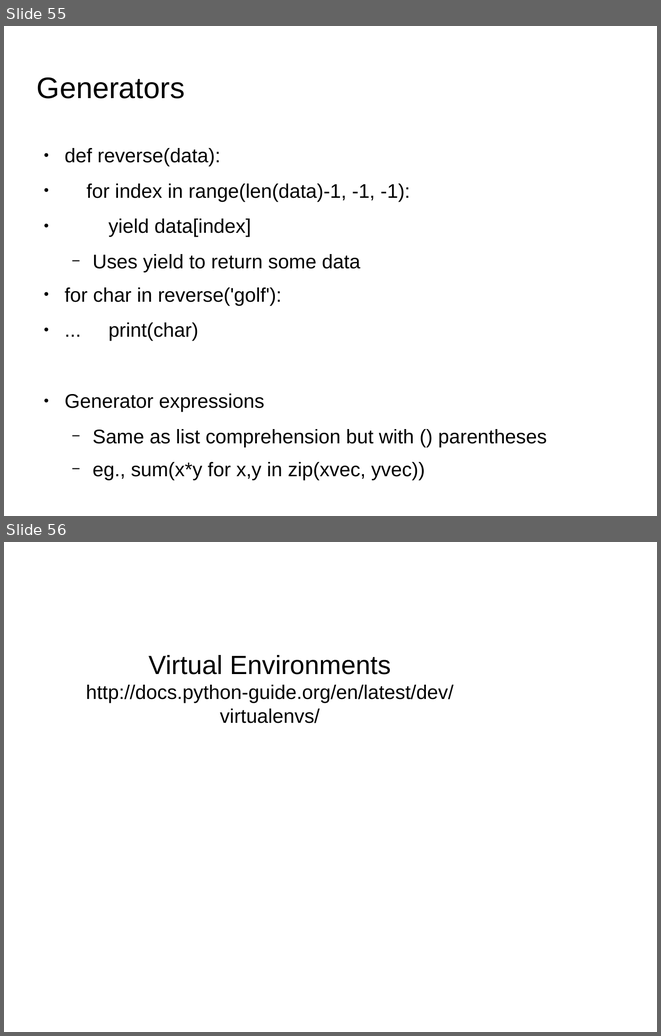
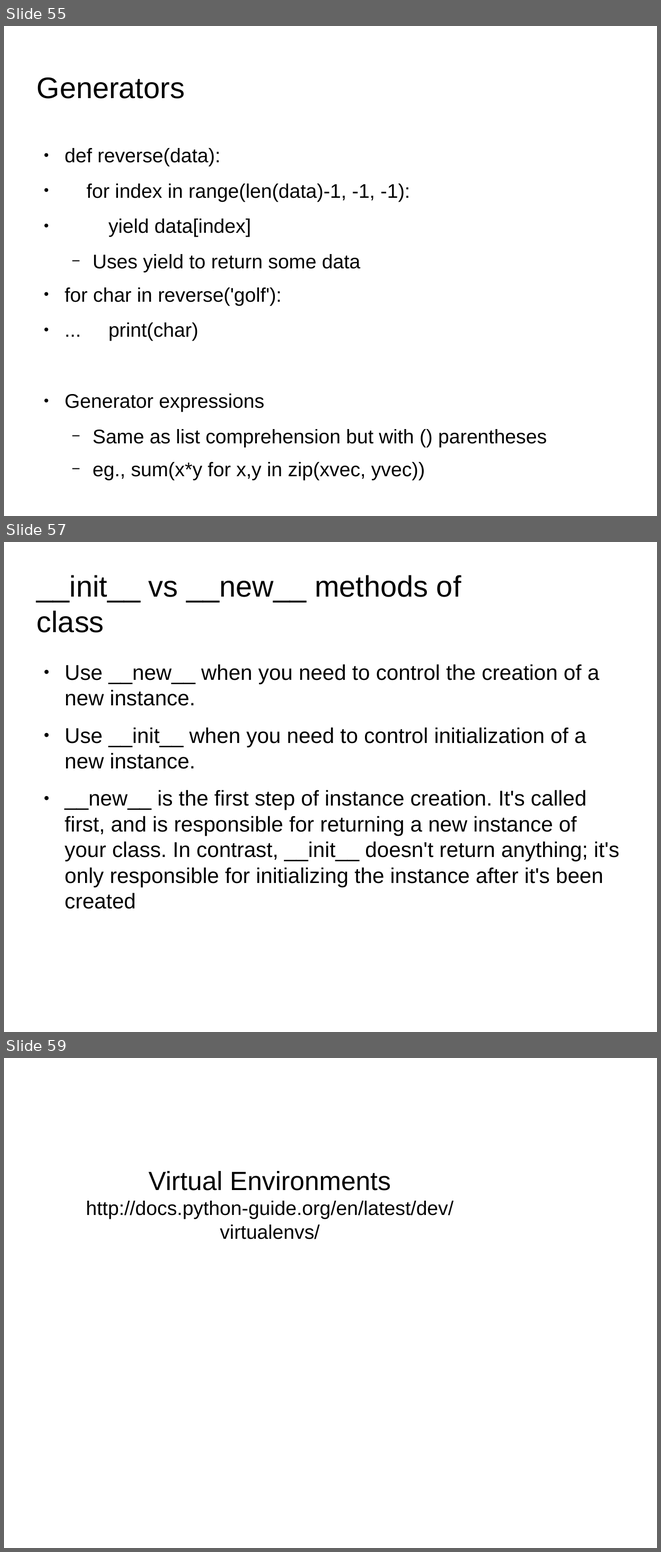
Before and after one commit to shikha-desai/Internship_PreWork, a slide deck: Python/Python_Notes.odp. Shown one above the other, each under a label of ours: slides 55 and 56 before the commit, slides 55, 57 and 59 after it; the slides between them are not shown. The pictures are 661x1036 and 661x1552 pixels, drawn with LibreOffice and Linux fonts; fonts in the diff are those of the drawing; background and template pictures are left out. Boxes give left, top, right and bottom in pixels: in the first picture for what was removed or moved away, otherwise in the second. Text is boxed around its words. In the diff, an @@ line names an element or a change of style, - is before the commit and + after.

```diff
--- a/Python/Python_Notes.odp
+++ b/Python/Python_Notes.odp
@@ slide 57 added at (4, 542, 657, 1032), background picture (left out) @@
@@ title added at (37, 575, 461, 633), 36 pt, text #000000 @@
+__init__ vs __new__ methods of class
@@ text added at (64, 664, 619, 909), 26 pt, text #000000 @@
+● Use __new__ when you need to control the creation of a new instance.
+● Use __init__ when you need to control initialization of a new instance.
+● __new__ is the first step of instance creation. It's called first, and is responsible for returning a new instance of your class. In contrast, __init__ doesn't return anything; it's only responsible for initializing the instance after it's been created
@@ what was slide 56 is now slide 59 @@
```
Also in this commit, not shown: 12 other slides added.
